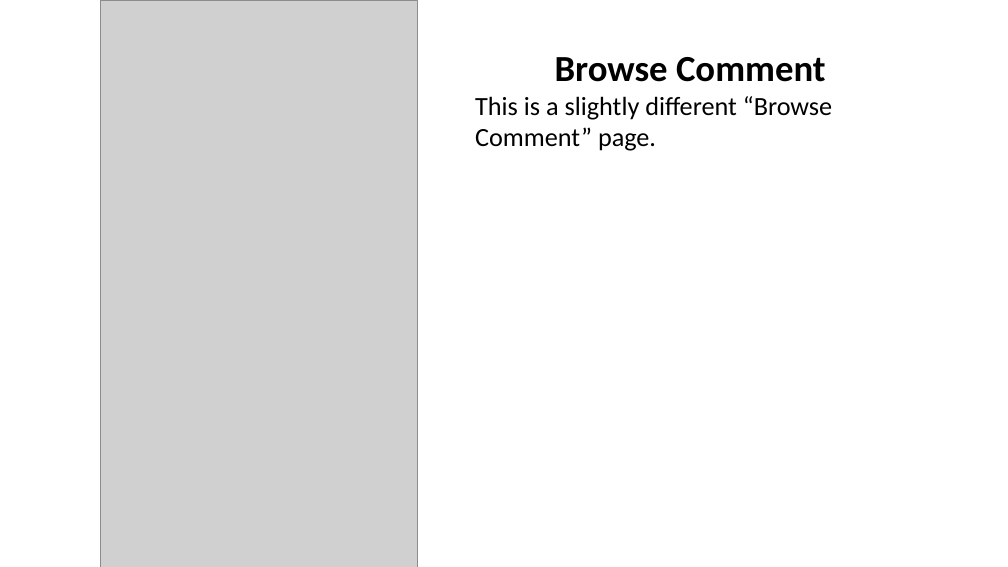
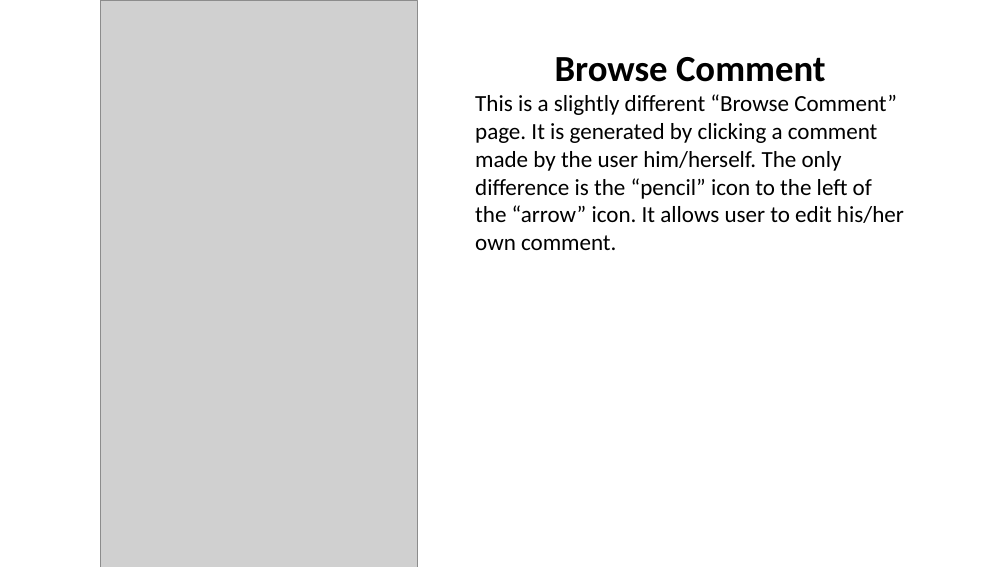
Before and after one commit to nyushko/Team04Project, a slide deck: slide 6 of doc/UImockup/Storybaord/Stroyboard.pptx. Drawn at 1008x567 pixels with LibreOffice and Linux fonts; fonts in the diff are those of the drawing; grey boxes stand for pictures. Boxes give left, top, right and bottom in pixels: in the first picture for what was removed or moved away, otherwise in the second. Text is boxed around its words. In the diff, an @@ line names an element or a change of style, - is before the commit and + after.

```diff
--- a/doc/UImockup/Storybaord/Stroyboard.pptx
+++ b/doc/UImockup/Storybaord/Stroyboard.pptx
@@ text at [475,94,904,250]: text changed; size 25 to 22 pt @@
-This is a slightly different “Browse Comment” page.
+This is a slightly different “Browse Comment” page. It is generated by clicking a comment made by the user him/herself. The only difference is the “pencil” icon to the left of the “arrow” icon. It allows user to edit his/her own comment.
```
Also in this commit, not shown: 5 other slides changed, 3 slides added, 1 other file.
